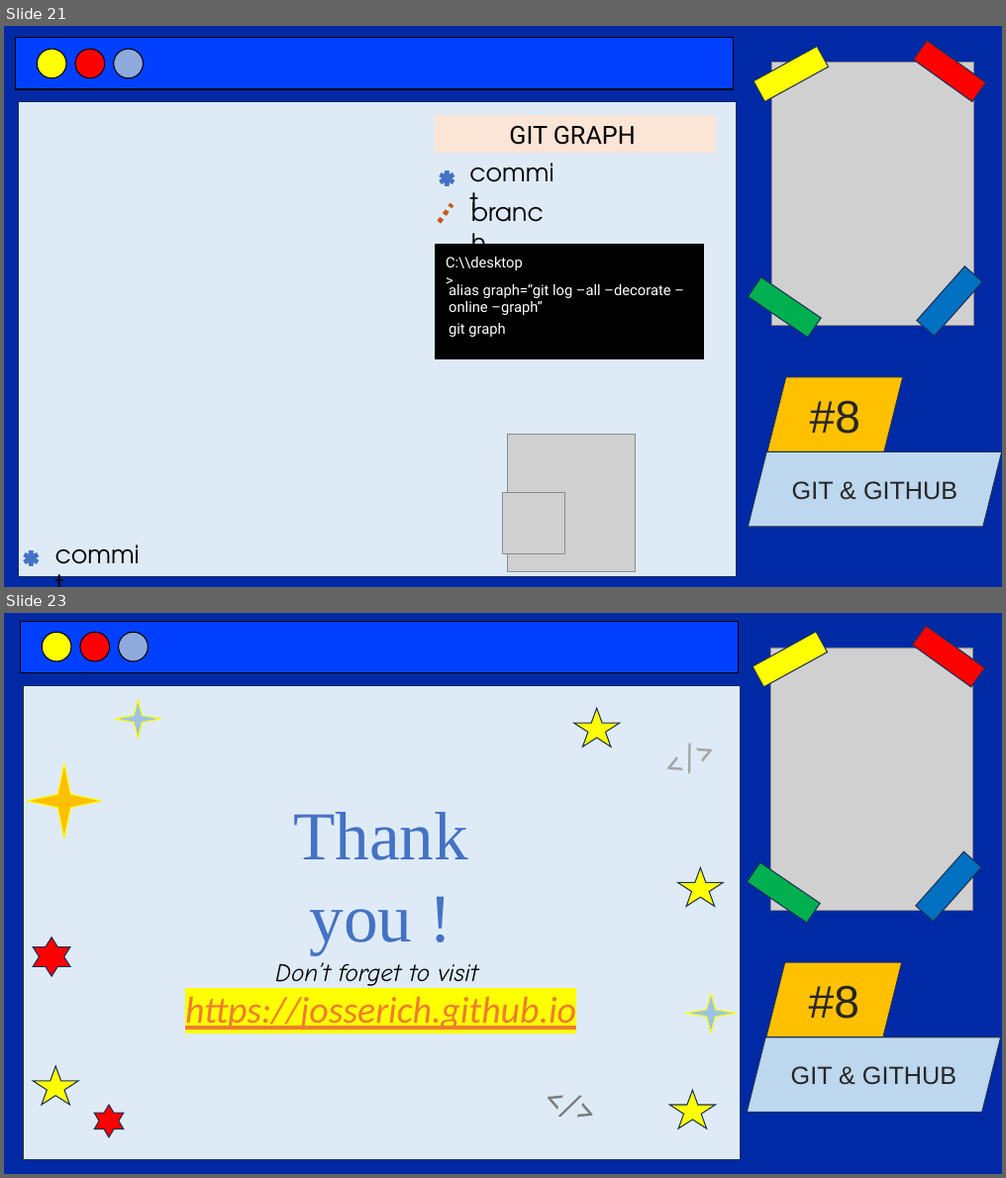
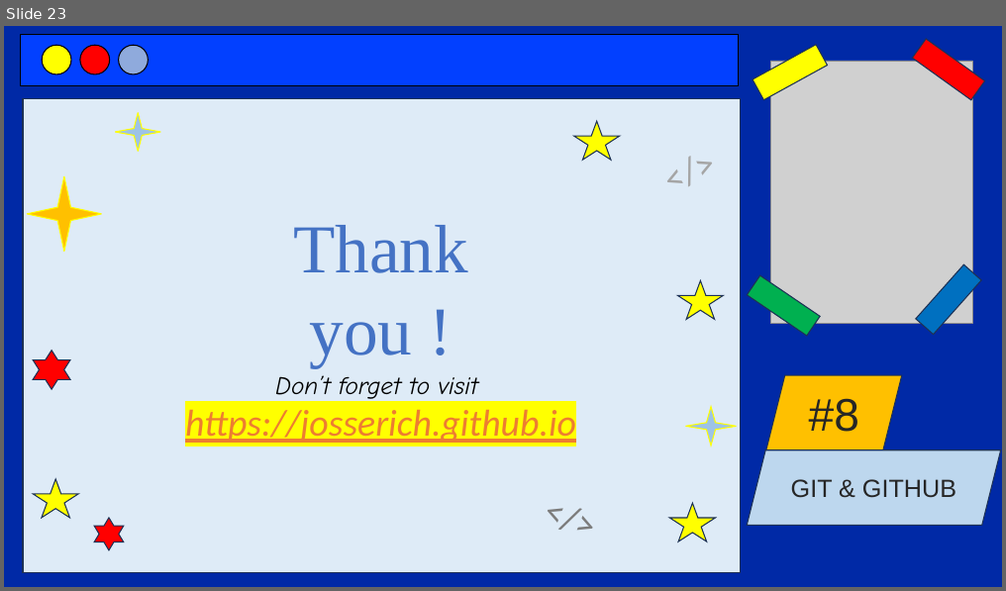
Before and after one commit to codewithjoees/courses-software-developer-complete, a slide deck: 8-git-github/ppt/git-github.pptx. Shown one above the other, each under a label of ours: slides 21 and 23 before the commit, slide 23 after it; the slides between them are not shown. The pictures are 1006x1178 and 1006x591 pixels, drawn with LibreOffice and Linux fonts; fonts in the diff are those of the drawing; grey boxes stand for pictures. Boxes give left, top, right and bottom in pixels: in the first picture for what was removed or moved away, otherwise in the second. Text is boxed around its words. In the diff, an @@ line names an element or a change of style, - is before the commit and + after.

```diff
--- a/8-git-github/ppt/git-github.pptx
+++ b/8-git-github/ppt/git-github.pptx
@@ slide 21 removed at box(4, 26, 1002, 587), background #0029A6 @@
@@ group removed at box(15, 38, 1002, 577): 6 rectangles, 3 ellipses, 2 parallelograms, 1 picture @@
-#8
-GIT & GITHUB
@@ rectangle removed at box(435, 115, 716, 153) @@
-GIT GRAPH
@@ text removed at box(431, 158, 462, 211) @@
-*
@@ text removed at box(462, 154, 567, 190) @@
-commit
@@ text removed at box(463, 193, 564, 231) @@
-branch
@@ line removed from (439, 222) to (451, 204) @@
@@ rectangle removed at box(435, 244, 703, 360) @@
@@ text removed at box(446, 257, 523, 271) @@
-C:\\desktop >
@@ text removed at box(449, 281, 670, 315) @@
-alias graph=“git log –all –decorate –online –graph”
@@ text removed at box(449, 323, 505, 337) @@
-git graph
@@ picture removed at box(507, 435, 635, 572) @@
@@ picture removed at box(503, 492, 565, 555) @@
@@ text removed at box(15, 538, 47, 587) @@
-*
@@ text removed at box(48, 536, 152, 573) @@
-commit
```
Also in this commit, not shown: 8 slides changed, 1 slide added, 6 other files.
